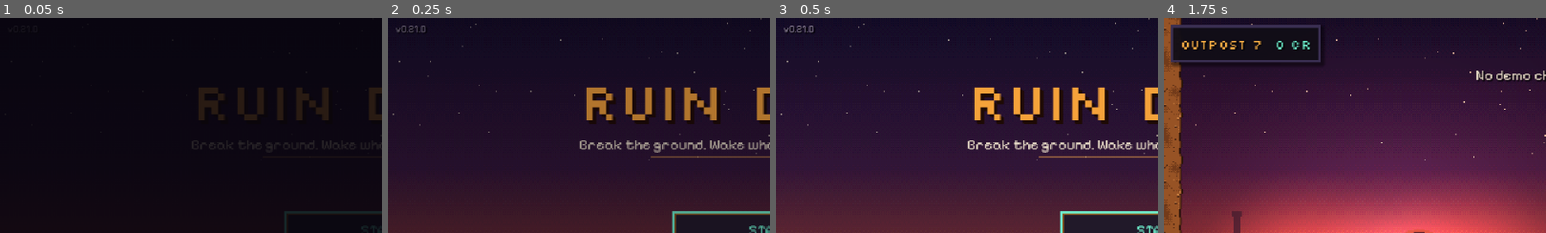
Above: before the commit, frames 1-4 (left to right).
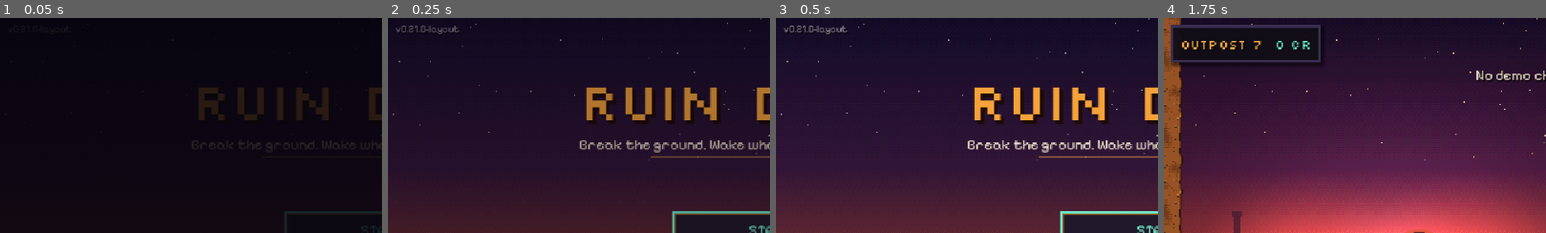
Above: after the commit, the same moments.

Repository: narmanb/ruindigger
Game: Godot game, scene res://src/main.tscn
The game is run twice, just before and just after one commit, with the same random seed, the same clock (stepped at 60 frames per second) and the same inputs.
Inputs (mouse positions are % of the whole screen's width and height, from its top left):
- Up to frame 1 (0.05 s): no input
- Up to frame 2 (0.25 s): no input
- Up to frame 3 (0.5 s): no input
- Up to frame 4 (1.75 s): click "START" at 0.5 s; tap Enter (ui_accept) at 1.25 s; move the mouse to (72, 45) at 1.27 s; hold D (move_right) from 1.28 s (still down); tap K (charge) at 1.35 s; click (72, 45) at 1.42 s; tap Space (jump) at 1.52 s
The pictures show only the part of the screen within x 0-50%, y 0-50%; the shares and areas given below are measured in that part.

The runs differ from the first frame. In frame 2, 0.1% of the frame differs, in the area x 9-19%, y 3-8%; in frame 3, 0.1%; in frame 4, nothing differs.

Commit message:
Layout experiment: relic pairs at the first roomy spot, ore veins back to base, 0.21.0-layout [skip ci]
Co-Authored-By: Claude Opus 5.5 <noreply@anthropic.com>
Claude-Session: https://claude.ai/code/session_0138F4YaTEPgDVVqendzF1M8

Diff:
--- a/project.godot
+++ b/project.godot
@@ -7,7 +7,7 @@
 
 config/name="Ruin Digger"
 config/description="Break the ground. Wake what lies below. Get out richer."
-config/version="0.21.0"
+config/version="0.21.0-layout"
 run/main_scene="res://src/main.tscn"
 config/features=PackedStringArray("4.6", "GL Compatibility")
 config/icon="res://icon.svg"
--- a/src/autoload/balance.gd
+++ b/src/autoload/balance.gd
@@ -737,7 +737,7 @@
 const GEN_LOOSE :=        [14,  10,   5,     5,       26]
 const GEN_BOULDERS :=     [5,   4,    2,     1,       5]
 const GEN_POCKETS :=      [[1, 2], [2, 3], [0, 1], [3, 5], [0, 1]]
-const GEN_ORE_VEINS :=    [26,  23,   10,    13,      16]     # upper zones ~+10% for their wider rock (0.22: +25% gave +11% ore in total)
+const GEN_ORE_VEINS :=    [24,  21,   10,    13,      16]     # per zone, not per area (0.22's wider upper zones: the extra rooms' seams add ~5%)
 const GEN_GAS :=          [2,   7,    2,     1,       3]
 const GEN_CRAWLERS :=     [3,   6,    2,     3,       3]
 const GEN_GEODES :=       [0,   [1, 2], [0, 1], [0, 1], [3, 5]]
--- a/src/gen/zone_finds.gd
+++ b/src/gen/zone_finds.gd
@@ -56,10 +56,12 @@
 		ids = ids.filter(func(id: int) -> bool: return not bool(Balance.RUN_RELICS[id].get("deep", false)))
 	var out: Array = []
 	var next := 0
+	var paired := false
 	for k in picked.size():
 		var c: Vector2i = picked[k]
 		var mate := Vector2i(-1, -1)
-		if pair_first and k == 0:
+		# the choice pair goes to the first picked spot with room beside it
+		if pair_first and not paired:
 			# a choice: a second, different relic three cells along the same
 			# floor. Taking one makes the other crumble.
 			for dx in [3, -3, 4, -4]:
@@ -70,6 +72,7 @@
 						and not occupied.has(m) and not (g.get_mat(m.x, m.y + 1) in [Cell.GAS, Cell.LOOSE]):
 					mate = m
 					break
+		paired = paired or mate.x >= 0
 		var group := 1 if mate.x >= 0 else 0
 		out.append({"id": ids[next % ids.size()], "cell": c, "group": group})
 		next += 1
Not shown, changed: export_presets.cfg
Not shown, changed: CHANGELOG.md
